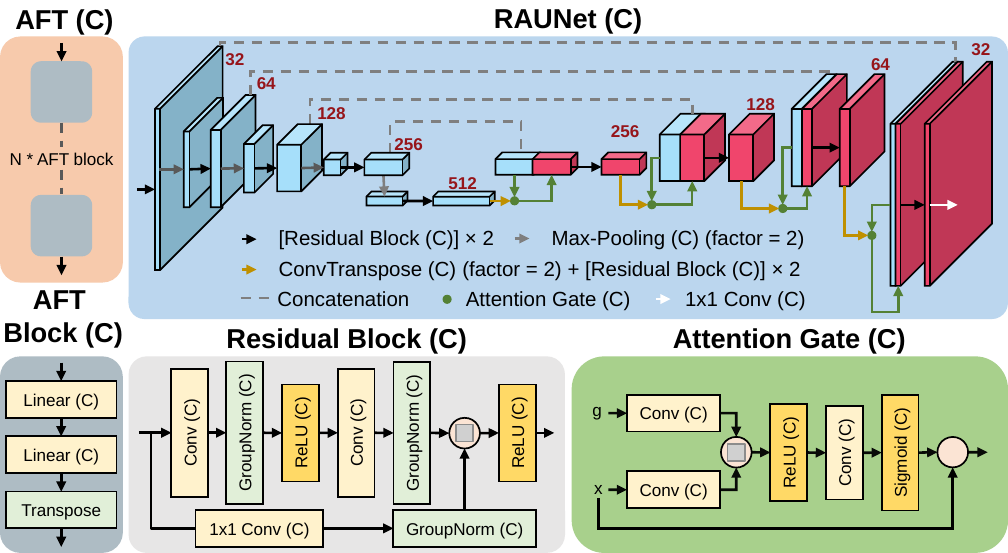
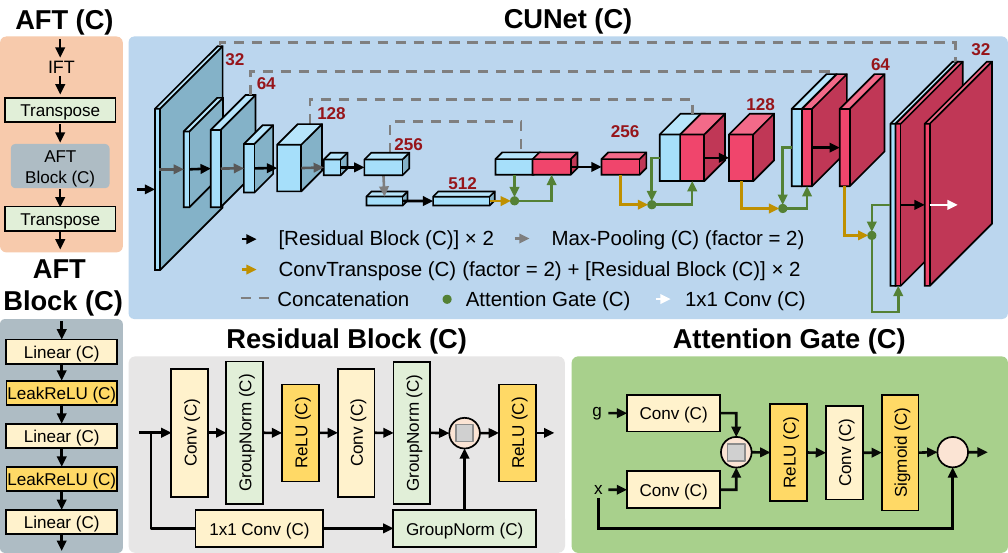
Before and after one commit to yanting-yang/AFT-Net, a slide deck: slide 1 of figures/architecture/main.pptx. Drawn at 1008x553 pixels with LibreOffice and Linux fonts; fonts in the diff are those of the drawing; grey boxes stand for pictures; background and template pictures are left out. Boxes give left, top, right and bottom in pixels: in the first picture for what was removed or moved away, otherwise in the second. Text is boxed around its words. In the diff, an @@ line names an element or a change of style, - is before the commit and + after.

```diff
--- a/figures/architecture/main.pptx
+++ b/figures/architecture/main.pptx
@@ text at (504,8,632,33): text changed @@
-RAUNet (C)
+CUNet (C)
@@ rounded rectangle: place and size @@
-rounded rectangle at (0,37,123,283)
+rounded rectangle at (0,37,123,253)
@@ arrow added from (60, 39) to (60, 58), #000000 1.5 pt @@
@@ rounded rectangle removed at (31,61,92,123) @@
@@ text added at (48,60,75,77), 10.5 pt, text #000000 @@
+IFT
@@ arrow moved from (61, 43) - (61, 61) to (60, 76) - (60, 95) @@
@@ rectangle added at (5,98,116,123), fill #E1EFD8, outline #000000 1 pt, 10 pt, text #000000 @@
+Transpose
@@ rounded rectangle "AFT Block (C)": place and size @@
-rounded rectangle "AFT Block (C)" at (10,152,114,165)
+rounded rectangle "AFT Block (C)" at (11,144,109,188)
@@ rounded rectangle "AFT Block (C)" at (11,144,109,188): fill none to #AEBCC4 @@
@@ line moved from (61, 123) - (61, 148) to (60, 124) - (60, 143) @@
@@ line (60, 124) - (60, 143): line to arrow; stroke #595959 1.5 pt dashed to #000000 1.5 pt @@
@@ text in rounded rectangle at (25,150,96,187): text changed @@
-N * AFT block
+AFT Block (C)
@@ rectangle "Transpose": place and size @@
-rectangle "Transpose" at (6,492,117,529)
+rectangle "Transpose" at (5,207,116,231)
@@ rounded rectangle removed at (31,195,92,257) @@
@@ arrow moved from (61, 257) - (61, 275) to (60, 189) - (60, 208) @@
@@ line moved from (61, 170) - (61, 194) to (60, 231) - (60, 250) @@
@@ line (60, 231) - (60, 250): line to arrow; stroke #595959 1.5 pt dashed to #000000 1.5 pt @@
@@ text "AFT": place and size @@
-text "AFT" at (3,290,123,347)
+text "AFT" at (3,259,123,315)
@@ proportions changed in 5 elements at (129,37,1008,320), (129,356,565,553), (572,356,1008,553), (0,37,123,253), (0,320,123,553) @@
@@ rounded rectangle: place and size @@
-rounded rectangle at (0,356,123,553)
+rounded rectangle at (0,320,123,553)
@@ arrow added from (61, 321) to (61, 339), #000000 1.5 pt @@
@@ rectangle "Linear (C)": place and size @@
-rectangle "Linear (C)" at (6,381,117,418)
+rectangle "Linear (C)" at (6,339,117,364)
@@ rectangle added at (6,381,117,406), fill #FFD966, outline #000000 1 pt, 10 pt, text #000000 @@
+LeakReLU (C)
@@ arrow moved from (61, 418) - (61, 436) to (61, 406) - (61, 424) @@
@@ rectangle "Linear (C)": place and size @@
-rectangle "Linear (C)" at (6,436,117,473)
+rectangle "Linear (C)" at (6,424,117,449)
@@ arrow added from (61, 449) to (61, 467), #000000 1.5 pt @@
@@ rectangle added at (6,467,117,492), fill #FFD966, outline #000000 1 pt, 10 pt, text #000000 @@
+LeakReLU (C)
@@ arrow moved from (61, 473) - (61, 492) to (61, 492) - (61, 510) @@
@@ rectangle added at (6,510,117,535), fill #FFF2CC, outline #000000 1 pt, 10 pt, text #000000 @@
+Linear (C)
@@ arrow moved from (61, 529) - (61, 547) to (61, 532) - (61, 551) @@
```
Also in this commit, not shown: 1 other file.
